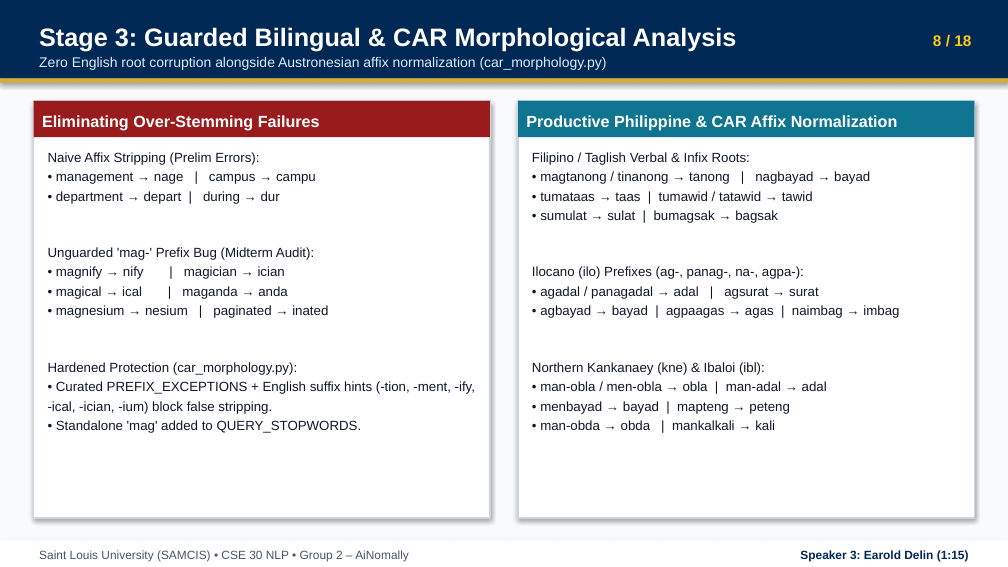
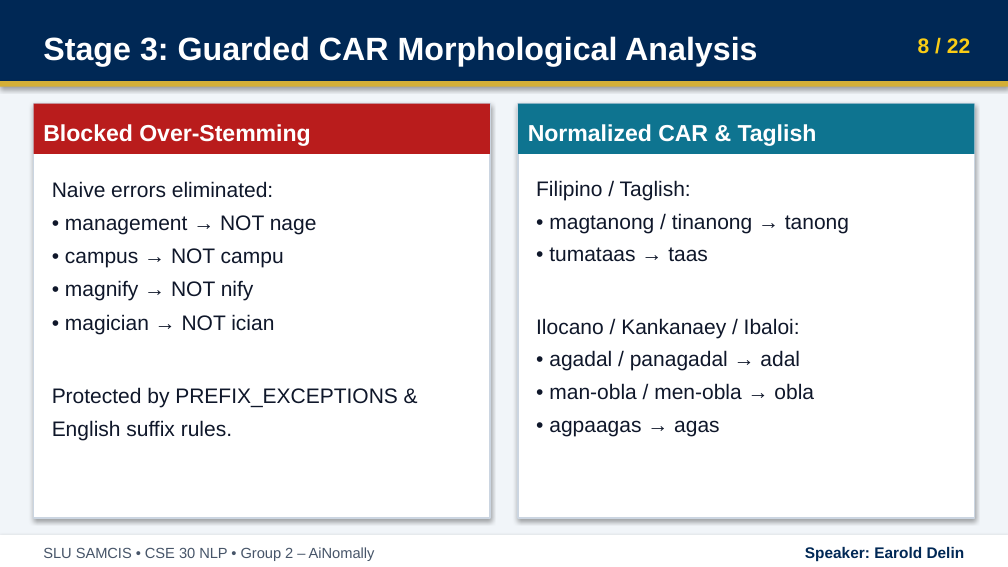
Before and after one commit to ChazeRodriguez/slu-egovernance-chatbot-car-lexicon, a slide deck: slide 8 of presentation/Group2_AiNomally_CSE30_Deck.pptx. Drawn at 1008x567 pixels with LibreOffice and Linux fonts; fonts in the diff are those of the drawing. Boxes give left, top, right and bottom in pixels: in the first picture for what was removed or moved away, otherwise in the second. Text is boxed around its words. In the diff, an @@ line names an element or a change of style, - is before the commit and + after.

```diff
--- a/presentation/Group2_AiNomally_CSE30_Deck.pptx
+++ b/presentation/Group2_AiNomally_CSE30_Deck.pptx
@@ background #F8FAFC to #F1F5F9 @@
@@ text "Stage 3: Guarded CAR Morphological ..." at <box>43,36,757,66</box>: vertical alignment top to middle @@
@@ text removed at <box>39,57,607,70</box> @@
-Zero English root corruption alongside Austronesian affix normalization (car_morphology.py)
@@ text at <box>43,36,757,66</box>: text changed; size 18 to 23 pt @@
-Stage 3: Guarded Bilingual & CAR Morphological Analysis
+Stage 3: Guarded CAR Morphological Analysis
@@ text at <box>918,38,970,53</box>: text changed; size 11 to 15 pt @@
-8 / 18
+8 / 22
@@ rectangle: place and size @@
-rectangle at <box>0,79,1008,83</box>
+rectangle at <box>0,82,1008,88</box>
@@ rectangle "Blocked Over-Stemming": place and size @@
-rectangle "Blocked Over-Stemming" at <box>33,101,490,137</box>
+rectangle "Blocked Over-Stemming" at <box>33,104,490,154</box>
@@ rectangle "Blocked Over-Stemming" at <box>33,104,490,154</box>: fill #991B1B to #B91C1C @@
@@ rectangle at <box>33,104,490,518</box>: outline #CBD5E1 1 pt to #CBD5E1 1.25 pt @@
@@ rectangle at <box>518,104,975,518</box>: outline #CBD5E1 1 pt to #CBD5E1 1.25 pt @@
@@ rectangle "Normalized CAR & Taglish": place and size @@
-rectangle "Normalized CAR & Taglish" at <box>518,101,975,137</box>
+rectangle "Normalized CAR & Taglish" at <box>518,104,975,154</box>
@@ text in rectangle at <box>43,124,310,146</box>: text changed; size 11.5 to 16.5 pt @@
-Eliminating Over-Stemming Failures
+Blocked Over-Stemming
@@ text in rectangle at <box>528,124,817,146</box>: text changed; size 11.5 to 16.5 pt @@
-Productive Philippine & CAR Affix Normalization
+Normalized CAR & Taglish
@@ text at <box>52,181,398,440</box>: text changed; size 9.5 to 15 pt @@
-Naive Affix Stripping (Prelim Errors):
-• management → nage | campus → campu
-• department → depart | during → dur
-Unguarded 'mag-' Prefix Bug (Midterm Audit):
-• magnify → nify | magician → ician
-• magical → ical | maganda → anda
-• magnesium → nesium | paginated → inated
-Hardened Protection (car_morphology.py):
-• Curated PREFIX_EXCEPTIONS + English suffix hints (-tion, -ment, -ify, -ical, -ician, -ium) block false stripping.
-• Standalone 'mag' added to QUERY_STOPWORDS.
+Naive errors eliminated:
+• management → NOT nage
+• campus → NOT campu
+• magnify → NOT nify
+• magician → NOT ician
+Protected by PREFIX_EXCEPTIONS & English suffix rules.
@@ text at <box>536,180,849,436</box>: text changed; size 9.5 to 15 pt @@
-Filipino / Taglish Verbal & Infix Roots:
-• magtanong / tinanong → tanong | nagbayad → bayad
-• tumataas → taas | tumawid / tatawid → tawid
-• sumulat → sulat | bumagsak → bagsak
-Ilocano (ilo) Prefixes (ag-, panag-, na-, agpa-):
-• agadal / panagadal → adal | agsurat → surat
-• agbayad → bayad | agpaagas → agas | naimbag → imbag
-Northern Kankanaey (kne) & Ibaloi (ibl):
-• man-obla / men-obla → obla | man-adal → adal
-• menbayad → bayad | mapteng → peteng
-• man-obda → obda | mankalkali → kali
+Filipino / Taglish:
+• magtanong / tinanong → tanong
+• tumataas → taas
+Ilocano / Kankanaey / Ibaloi:
+• agadal / panagadal → adal
+• man-obla / men-obla → obla
+• agpaagas → agas
@@ rectangle: place and size @@
-rectangle at <box>0,540,1008,566</box>
+rectangle at <box>0,535,1008,567</box>
@@ text at <box>43,547,375,561</box>: text changed; size 8.5 to 10.5 pt @@
-Saint Louis University (SAMCIS) • CSE 30 NLP • Group 2 – AiNomally
+SLU SAMCIS • CSE 30 NLP • Group 2 – AiNomally
@@ text at <box>805,547,965,562</box>: text changed; size 8.5 to 11 pt @@
-Speaker 3: Earold Delin (1:15)
+Speaker: Earold Delin
```
Also in this commit, not shown: 15 other slides changed, 6 slides added, 2 slides removed, 8 other files.
